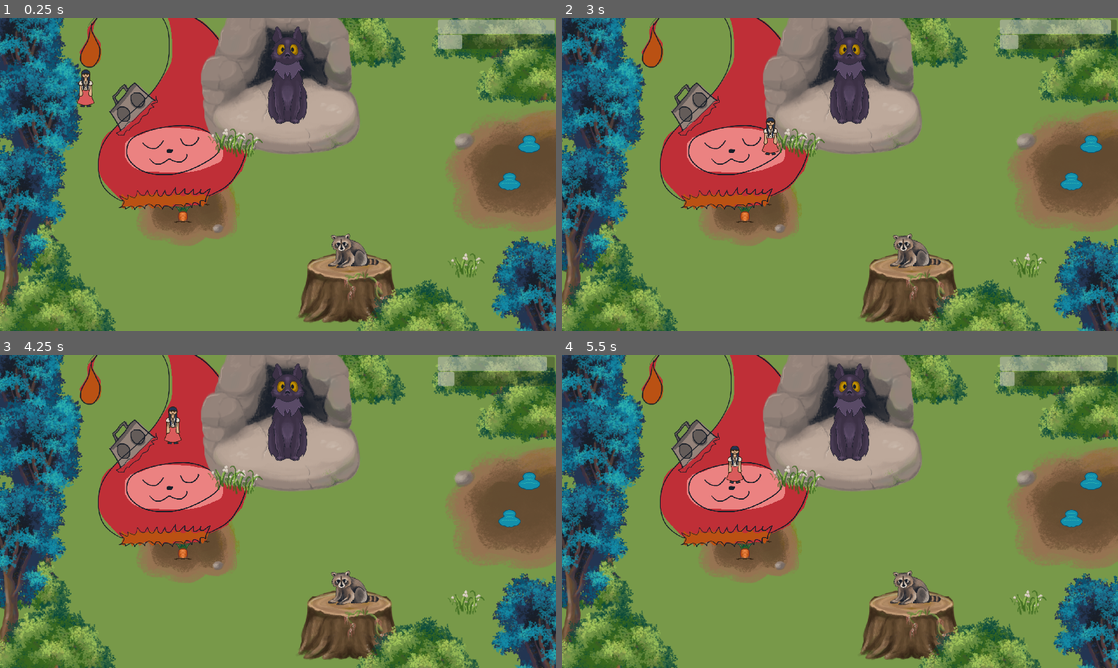
Above: before the commit, frames 1-4 (two rows, left to right).
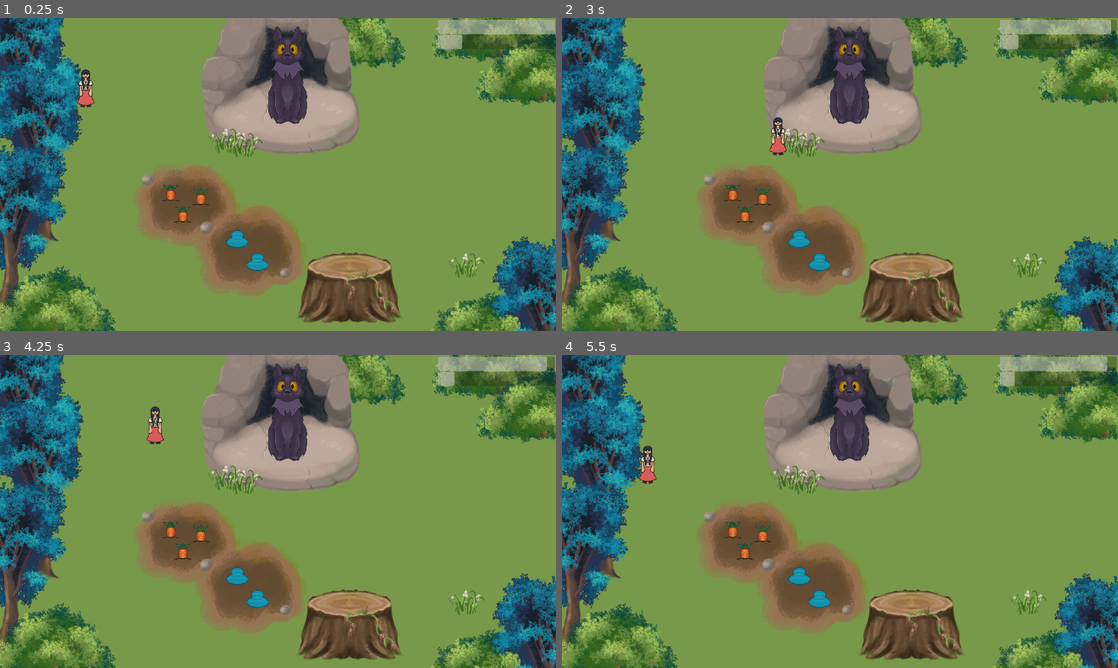
Above: after the commit, the same moments.

Repository: jadicodes/grotto-guardians
Game: Godot game, scene res://world/world.tscn
Same seed, same stepped clock (60 frames per second), same inputs: the game is played once before the commit and once after it. Sound files missing from this copy of the repository are replaced by a short silence.
Inputs:
- Up to frame 1 (0.25 s): no input
- Up to frame 2 (3 s): tap Enter at 0.5 s; hold D (move_right) 0.53-1.28 s; tap E (interact) every 0.75 s from 0.6 to 2.85 s; hold S (move_down) 1.28-2.03 s; hold D (move_right) 2.03-2.78 s; hold W (move_up) from 2.78 s (still down)
- Up to frame 3 (4.25 s): release W (move_up) at 3.53 s; hold A (move_left) from 3.53 s (still down); tap E (interact) at 3.6 s
- Up to frame 4 (5.5 s): tap E (interact) at 4.35, 5.1 s; release A (move_left) at 5.03 s; hold S (move_down) from 5.03 s (still down)

The runs differ from the first frame. In frame 1, 23% of the frame differs, in the area x 0-100%, y 0-100%; in frame 2, 23%; in frame 3, 23%; in frame 4, 23%.

Commit message:
Animate all entrance animations

Diff:
--- a/project/entities/creatures/creature_body.tscn
+++ b/project/entities/creatures/creature_body.tscn
@@ -1,7 +1,7 @@
 [gd_scene load_steps=4 format=3 uid="uid://sbhjmwv86ymb"]
 
 [ext_resource type="Script" path="res://entities/creatures/creature_body.gd" id="1_ullxn"]
-[ext_resource type="Texture2D" uid="uid://pga1xjflkgwb" path="res://entities/creatures/chord.png" id="2_tudlu"]
+[ext_resource type="Texture2D" uid="uid://dar7cj5frc6i0" path="res://entities/creatures/rocky.png" id="2_8g65k"]
 
 [sub_resource type="CircleShape2D" id="CircleShape2D_4k1jv"]
 
@@ -9,7 +9,7 @@
 script = ExtResource("1_ullxn")
 
 [node name="Sprite" type="Sprite2D" parent="."]
-texture = ExtResource("2_tudlu")
+texture = ExtResource("2_8g65k")
 
 [node name="CollisionShape" type="CollisionShape2D" parent="."]
 shape = SubResource("CircleShape2D_4k1jv")
--- a/project/entities/guardian/guardian.tscn
+++ b/project/entities/guardian/guardian.tscn
@@ -29,7 +29,7 @@
 shape = SubResource("RectangleShape2D_fnbnn")
 
 [node name="HappinessTimer" type="Timer" parent="."]
-wait_time = 3.0
+wait_time = 5.0
 autostart = true
 
 [connection signal="body_entered" from="PlayerDetector" to="." method="_on_player_detector_body_entered"]
--- a/project/world/world.gd
+++ b/project/world/world.gd
@@ -33,6 +33,7 @@
 				creature.hide_creature()
 				_music_playing = false
 		state.ROCKY:
+			$AnimationPlayer.play("rocky_enters")
 			for creature in $Creatures.get_children():
 				if creature.type.creature_name == "Rocky":
 					creature.show_creature(_music_time)
@@ -42,6 +43,7 @@
 				if creature.type.creature_name == "Chord":
 					creature.hide_creature()
 		state.BUZZ:
+			$AnimationPlayer.play("buzz_enters")
 			for creature in $Creatures.get_children():
 				if creature.type.creature_name == "Buzzy":
 					creature.show_creature(_music_time)
@@ -50,10 +52,10 @@
 				if is_chord_out:
 					$AnimationPlayer.play("chord_leaves")
 		state.CHORDS:
+			$AnimationPlayer.play("chord_enters")
 			for creature in $Creatures.get_children():
 				if creature.type.creature_name == "Chord":
 					creature.show_creature(_music_time)
-					$AnimationPlayer.play("chord_enters")
 					is_chord_out = true
 
 
--- a/project/world/world.tscn
+++ b/project/world/world.tscn
@@ -47,6 +47,30 @@
 "update": 0,
 "values": [Vector2(-359, 802)]
 }
+tracks/1/type = "value"
+tracks/1/imported = false
+tracks/1/enabled = true
+tracks/1/path = NodePath("Creatures/Rocky:position")
+tracks/1/interp = 1
+tracks/1/loop_wrap = true
+tracks/1/keys = {
+"times": PackedFloat32Array(0),
+"transitions": PackedFloat32Array(1),
+"update": 0,
+"values": [Vector2(1580, 1178)]
+}
+tracks/2/type = "value"
+tracks/2/imported = false
+tracks/2/enabled = true
+tracks/2/path = NodePath("Creatures/Buzz:position")
+tracks/2/interp = 1
+tracks/2/loop_wrap = true
+tracks/2/keys = {
+"times": PackedFloat32Array(0),
+"transitions": PackedFloat32Array(1),
+"update": 0,
+"values": [Vector2(2232, 376)]
+}
 
 [sub_resource type="Animation" id="Animation_65hek"]
 resource_name = "chord_leaves"
@@ -62,13 +86,47 @@
 "transitions": PackedFloat32Array(1, 1, 1, 1, 1, 1, 1, 1),
 "update": 0,
 "values": [Vector2(221, 770), Vector2(168, 810), Vector2(124, 776), Vector2(82, 806), Vector2(35, 766), Vector2(-9, 794), Vector2(-102, 690), Vector2(-227, 743)]
+}
+
+[sub_resource type="Animation" id="Animation_yn8br"]
+resource_name = "rocky_enters"
+length = 4.0
+tracks/0/type = "value"
+tracks/0/imported = false
+tracks/0/enabled = true
+tracks/0/path = NodePath("Creatures/Rocky:position")
+tracks/0/interp = 1
+tracks/0/loop_wrap = true
+tracks/0/keys = {
+"times": PackedFloat32Array(0, 0.5, 1, 1.5, 2, 2.1, 2.2, 2.73333, 3, 3.3),
+"transitions": PackedFloat32Array(1, 1, 1, 1, 1, 1, 1, 1, 1, 1),
+"update": 0,
+"values": [Vector2(1580, 1178), Vector2(1526, 1092), Vector2(1570, 1036), Vector2(1491, 990), Vector2(1505, 1003), Vector2(1516, 995), Vector2(1526, 1008), Vector2(1372, 771), Vector2(1292, 767), Vector2(1206, 827)]
+}
+
+[sub_resource type="Animation" id="Animation_ox23h"]
+resource_name = "buzz_enters"
+length = 4.0
+tracks/0/type = "value"
+tracks/0/imported = false
+tracks/0/enabled = true
+tracks/0/path = NodePath("Creatures/Buzz:position")
+tracks/0/interp = 1
+tracks/0/loop_wrap = true
+tracks/0/keys = {
+"times": PackedFloat32Array(0, 0.533333, 1.5, 2, 2.3, 2.46667, 2.63333, 2.76667, 2.9),
+"transitions": PackedFloat32Array(1, 1, 1, 1, 1, 1, 1, 1, 1),
+"update": 0,
+"values": [Vector2(2232, 376), Vector2(2040, 396), Vector2(1782, 390), Vector2(1766, 390), Vector2(1786, 390), Vector2(1766, 390), Vector2(1784, 390), Vector2(1766, 390), Vector2(1784, 390)]
 }
 
 [sub_resource type="AnimationLibrary" id="AnimationLibrary_w3tx5"]
 _data = {
 "RESET": SubResource("Animation_22clo"),
+"buzz_enters": SubResource("Animation_ox23h"),
 "chord_enters": SubResource("Animation_uvgni"),
-"chord_leaves": SubResource("Animation_65hek")
+"chord_leaves": SubResource("Animation_65hek"),
+"rocky_enters": SubResource("Animation_yn8br")
 }
 
 [node name="World" type="Node2D"]
@@ -79,9 +137,9 @@
 texture = ExtResource("4_b4yjg")
 
 [node name="Dirt2" type="Sprite2D" parent="."]
-position = Vector2(1829.85, 522.733)
+position = Vector2(861, 799)
 rotation = -0.118636
-scale = Vector2(1.61772, 1.4705)
+scale = Vector2(1.04327, 1.1036)
 texture = ExtResource("4_b4yjg")
 
 [node name="PickupableBody" parent="." instance=ExtResource("7_bd8od")]
@@ -94,17 +152,25 @@
 position = Vector2(630, 678)
 
 [node name="Water" parent="." instance=ExtResource("7_bd8od")]
-position = Vector2(1759, 564)
+position = Vector2(889, 842)
 type = ExtResource("8_la7rc")
 
 [node name="Water2" parent="." instance=ExtResource("7_bd8od")]
-position = Vector2(1827, 435)
+position = Vector2(819, 763)
 type = ExtResource("8_la7rc")
 
+[node name="Bush4" type="Sprite2D" parent="."]
+position = Vector2(1710, 22)
+texture = ExtResource("11_50awj")
+
+[node name="Bush5" type="Sprite2D" parent="."]
+position = Vector2(1863, 172)
+texture = ExtResource("11_50awj")
+
 [node name="Creatures" type="CanvasLayer" parent="."]
 
 [node name="Rocky" parent="Creatures" instance=ExtResource("12_51sri")]
-position = Vector2(1205, 817)
+position = Vector2(1580, 1178)
 type = ExtResource("7_k3elf")
 
 [node name="Chord" parent="Creatures" instance=ExtResource("12_51sri")]
@@ -112,7 +178,7 @@
 type = ExtResource("8_tuyhr")
 
 [node name="Buzz" parent="Creatures" instance=ExtResource("12_51sri")]
-position = Vector2(546, 280)
+position = Vector2(2232, 376)
 type = ExtResource("9_7w6ro")
 
 [node name="Grass2" type="Sprite2D" parent="."]
@@ -132,10 +198,6 @@
 [node name="Tree2" type="Sprite2D" parent="Foliage"]
 position = Vector2(106, 456)
 texture = ExtResource("10_egceg")
-
-[node name="Bush3" type="Sprite2D" parent="Foliage"]
-position = Vector2(21, 758)
-texture = ExtResource("11_50awj")
 
 [node name="Tree3" type="Sprite2D" parent="Foliage"]
 position = Vector2(70, 742)
@@ -143,24 +205,16 @@
 scale = Vector2(1, -1)
 texture = ExtResource("10_egceg")
 
+[node name="Bush" type="Sprite2D" parent="Foliage"]
+position = Vector2(1662, 1072)
+texture = ExtResource("11_50awj")
+
 [node name="Tree4" type="Sprite2D" parent="Foliage"]
 position = Vector2(1855, 1066)
 texture = ExtResource("10_egceg")
 
-[node name="Bush" type="Sprite2D" parent="Foliage"]
-position = Vector2(1443, 1029)
-texture = ExtResource("11_50awj")
-
 [node name="Bush2" type="Sprite2D" parent="Foliage"]
 position = Vector2(174, 983)
-texture = ExtResource("11_50awj")
-
-[node name="Bush4" type="Sprite2D" parent="Foliage"]
-position = Vector2(1710, 22)
-texture = ExtResource("11_50awj")
-
-[node name="Bush5" type="Sprite2D" parent="Foliage"]
-position = Vector2(1863, 172)
 texture = ExtResource("11_50awj")
 
 [node name="Guardian" type="CanvasLayer" parent="."]
Binary file changed: project/entities/creatures/buzz.png
Not shown: 1 places in project/world/world.tscn that only renumber resources
Not shown, added: project/entities/creatures/buzz.png~
